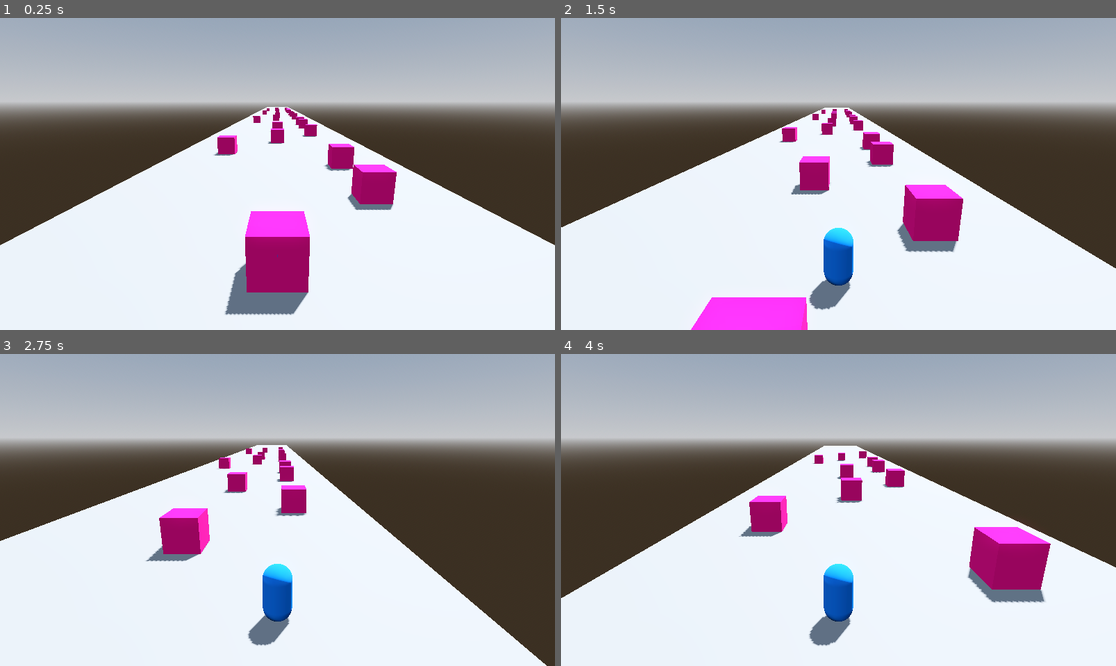
Above: before the commit, frames 1-4 (two rows, left to right).
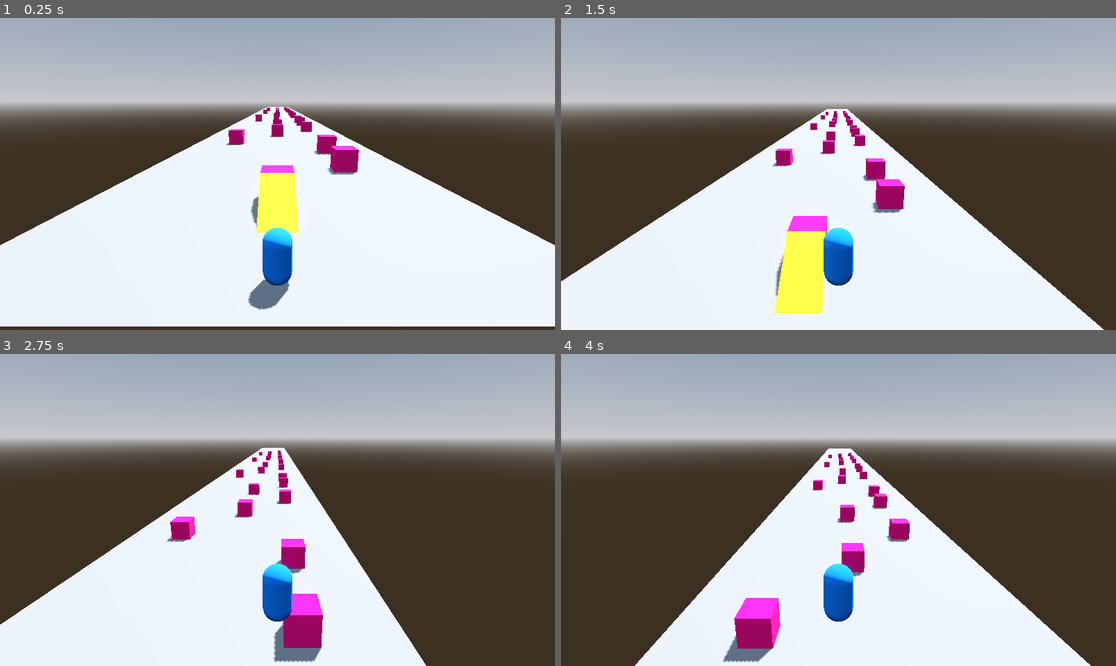
Above: after the commit, the same moments.

Repository: AyeAreEm/train-runner
Game: Godot game, scene res://test levels/demo_level.tscn
Two runs of this game, one before a commit and one after it. Both use one fixed random seed, a clock stepped at 60 frames per second and the inputs below.
Inputs:
- Up to frame 1 (0.25 s): no input
- Up to frame 2 (1.5 s): hold D (move_right) 0.53-1.28 s; tap W (jump) at 0.6, 0.77, 1.07, 1.35 s; hold A (move_left) from 1.28 s (still down)
- Up to frame 3 (2.75 s): tap W (jump) at 1.52, 1.82, 2.1 s; release A (move_left) at 2.03 s; hold D (move_right) from 2.03 s (still down)
- Up to frame 4 (4 s): tap W (jump) at 2.85, 3.02, 3.32, 3.6, 3.77 s; release D (move_right) at 3.53 s; hold A (move_left) from 3.53 s (still down)

The runs differ from the first frame. In frame 1, 7.9% of the frame differs, in the area x 0-100%, y 28-100%; in frame 2, 19%; in frame 3, 19%; in frame 4, 24%, in the area x 0-100%, y 29-100%.

Commit message:
what the fuck is happening

Diff:
--- a/runner/runner_movement.gd
+++ b/runner/runner_movement.gd
@@ -1,9 +1,11 @@
-extends Node3D
+extends CharacterBody3D
 
 const LEFT_LANE = -6.0
 const MIDDLE_LANE = 0.0
 const RIGHT_LANE = 6.0
 
+@export var gravity = 1.0
+@export var jump_velocity = 200.0
 @export var current_speed = 30.0
 @export var speed_increase = 0.5
 @export var rate_of_speed_increase = 0.1
@@ -13,7 +15,7 @@
 var target_position = position  # Initialize target position
 
 func _ready():
-	pass
+	velocity = Vector3(0,0,1)
 
 func handle_speed(delta):
 	if position.z / 500 > 0:
@@ -22,13 +24,23 @@
 		rate_of_speed_increase = distance_threshold * 0.1
 		speed_increase += rate_of_speed_increase
 		current_speed += speed_increase
-		position.z -= current_speed * delta
+		velocity.z -= current_speed * delta
 	else:
-		position.z -= current_speed * delta
+		velocity.z -= current_speed * delta
+
+func handle_jump(delta):
+	if Input.is_action_just_pressed("jump") and is_on_floor():
+		velocity.y += jump_velocity * delta
+	if not is_on_floor():
+		velocity.y -= gravity * delta
+
 
 func _process(delta):
 	handle_speed(delta)
+	handle_jump(delta)
 
+	print(velocity)
+	print()
 	# Determine target position based on input
 	if Input.is_action_pressed("move_left"):
 		if round(position.x) == RIGHT_LANE:
@@ -47,4 +59,6 @@
 			target_position.x = target_position.x
 
 	# Smoothly move towards the target position
-	position.x = lerp(position.x, target_position.x, 0.1)  # Adjust 0.1 for smoothness
+	position.x = lerp(position.x, target_position.x, 0.1)  # Adjust 0.1 for smoothness'
+
+	move_and_slide()
--- /dev/null
+++ b/runner/slope.tscn
@@ -0,0 +1,24 @@
+[gd_scene load_steps=4 format=3 uid="uid://vxk01egb3gwv"]
+
+[sub_resource type="ConvexPolygonShape3D" id="ConvexPolygonShape3D_yr0tb"]
+points = PackedVector3Array(2.03175, 0.031746, 1.06349, -2.03175, -0.031746, -1.03175, -2.03175, 0.031746, -1.03175, 2.03175, -0.031746, -1.03175, -2.03175, -0.031746, 1.06349, -2.03175, 0.031746, 1.06349, 2.03175, 0.031746, -1.03175, 2.03175, -0.031746, 1.06349)
+
+[sub_resource type="StandardMaterial3D" id="StandardMaterial3D_7g4ma"]
+albedo_color = Color(1, 1, 0.121569, 1)
+
+[sub_resource type="PlaneMesh" id="PlaneMesh_11nm7"]
+material = SubResource("StandardMaterial3D_7g4ma")
+size = Vector2(4, 2)
+
+[node name="slope" type="Node3D"]
+
+[node name="StaticBody3D" type="StaticBody3D" parent="."]
+
+[node name="CollisionShape3D" type="CollisionShape3D" parent="StaticBody3D"]
+transform = Transform3D(0.866025, 0.5, 0, -0.5, 0.866025, 0, 0, 0, 1, 0, 1, 0)
+shape = SubResource("ConvexPolygonShape3D_yr0tb")
+
+[node name="MeshInstance3D" type="MeshInstance3D" parent="StaticBody3D"]
+transform = Transform3D(0.866025, 0.5, 0, -0.5, 0.866025, 0, 0, 0, 1, 0, 1, 0)
+mesh = SubResource("PlaneMesh_11nm7")
+skeleton = NodePath("../..")
--- a/test levels/demo_level.tscn
+++ b/test levels/demo_level.tscn
@@ -1,7 +1,8 @@
-[gd_scene load_steps=8 format=3 uid="uid://cntchg2bihe8w"]
+[gd_scene load_steps=9 format=3 uid="uid://cntchg2bihe8w"]
 
 [ext_resource type="PackedScene" uid="uid://bicnb4wxdqig5" path="res://runner/runner.tscn" id="1_rcgh1"]
-[ext_resource type="PackedScene" path="res://box_friend.tscn" id="2_4552w"]
+[ext_resource type="PackedScene" uid="uid://imn2l5gqvcug" path="res://box_friend.tscn" id="2_4552w"]
+[ext_resource type="PackedScene" uid="uid://vxk01egb3gwv" path="res://runner/slope.tscn" id="3_jf26y"]
 
 [sub_resource type="ProceduralSkyMaterial" id="ProceduralSkyMaterial_tv1q2"]
 sky_horizon_color = Color(0.64625, 0.65575, 0.67075, 1)
@@ -17,9 +18,10 @@
 glow_enabled = true
 
 [sub_resource type="PlaneMesh" id="PlaneMesh_xj767"]
+size = Vector2(24, 320)
 
-[sub_resource type="ConcavePolygonShape3D" id="ConcavePolygonShape3D_t7tlq"]
-data = PackedVector3Array(1, 0, 1, -1, 0, 1, 1, 0, -1, -1, 0, 1, -1, 0, -1, 1, 0, -1)
+[sub_resource type="ConvexPolygonShape3D" id="ConvexPolygonShape3D_wosgl"]
+points = PackedVector3Array(12, 0, 160, -12, 0, 160, 12, 0, -160, -12, 0, -160)
 
 [node name="Node3D" type="Node3D"]
 
@@ -31,14 +33,14 @@
 shadow_enabled = true
 
 [node name="floor" type="MeshInstance3D" parent="."]
-transform = Transform3D(12, 0, 0, 0, 8, 0, 0, 0, 160, 0, 0, -158)
+transform = Transform3D(1, 0, 0, 0, 1, 0, 0, 0, 1, 0, 0, -158)
 mesh = SubResource("PlaneMesh_xj767")
 skeleton = NodePath("")
 
 [node name="StaticBody3D" type="StaticBody3D" parent="floor"]
 
 [node name="CollisionShape3D" type="CollisionShape3D" parent="floor/StaticBody3D"]
-shape = SubResource("ConcavePolygonShape3D_t7tlq")
+shape = SubResource("ConvexPolygonShape3D_wosgl")
 
 [node name="runner" parent="." instance=ExtResource("1_rcgh1")]
 
@@ -116,3 +118,6 @@
 
 [node name="box friend24" parent="box friends" instance=ExtResource("2_4552w")]
 transform = Transform3D(1, 0, 0, 0, 1, 0, 0, 0, 1, 3, 0, -93.419)
+
+[node name="slope" parent="." instance=ExtResource("3_jf26y")]
+transform = Transform3D(-4.37114e-08, 0, -1, 0, 1, 0, 1, 0, -4.37114e-08, 0, 0, -5.25801)
Not shown: 1 places in runner/runner.tscn that only renumber resources
